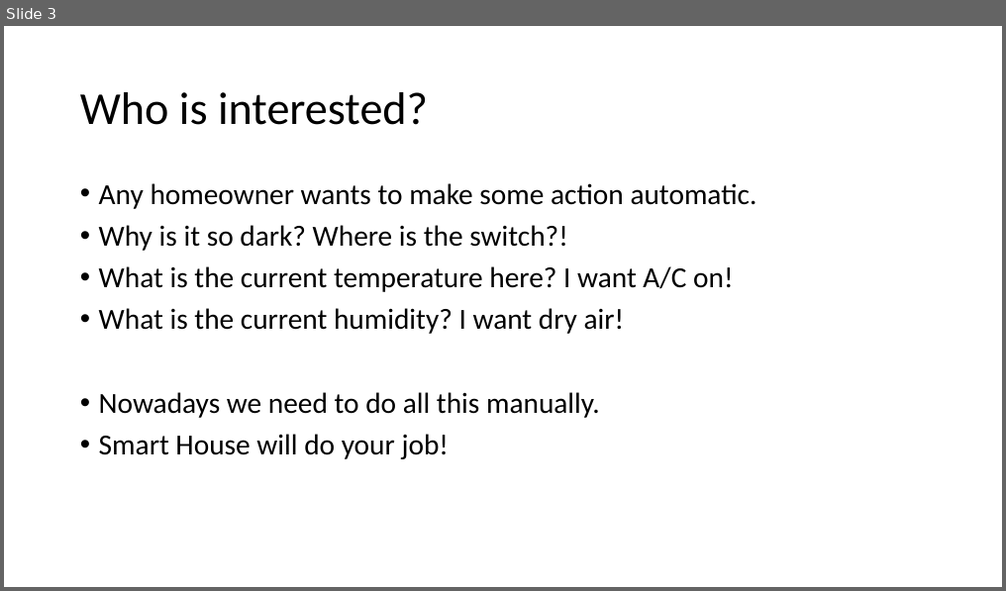
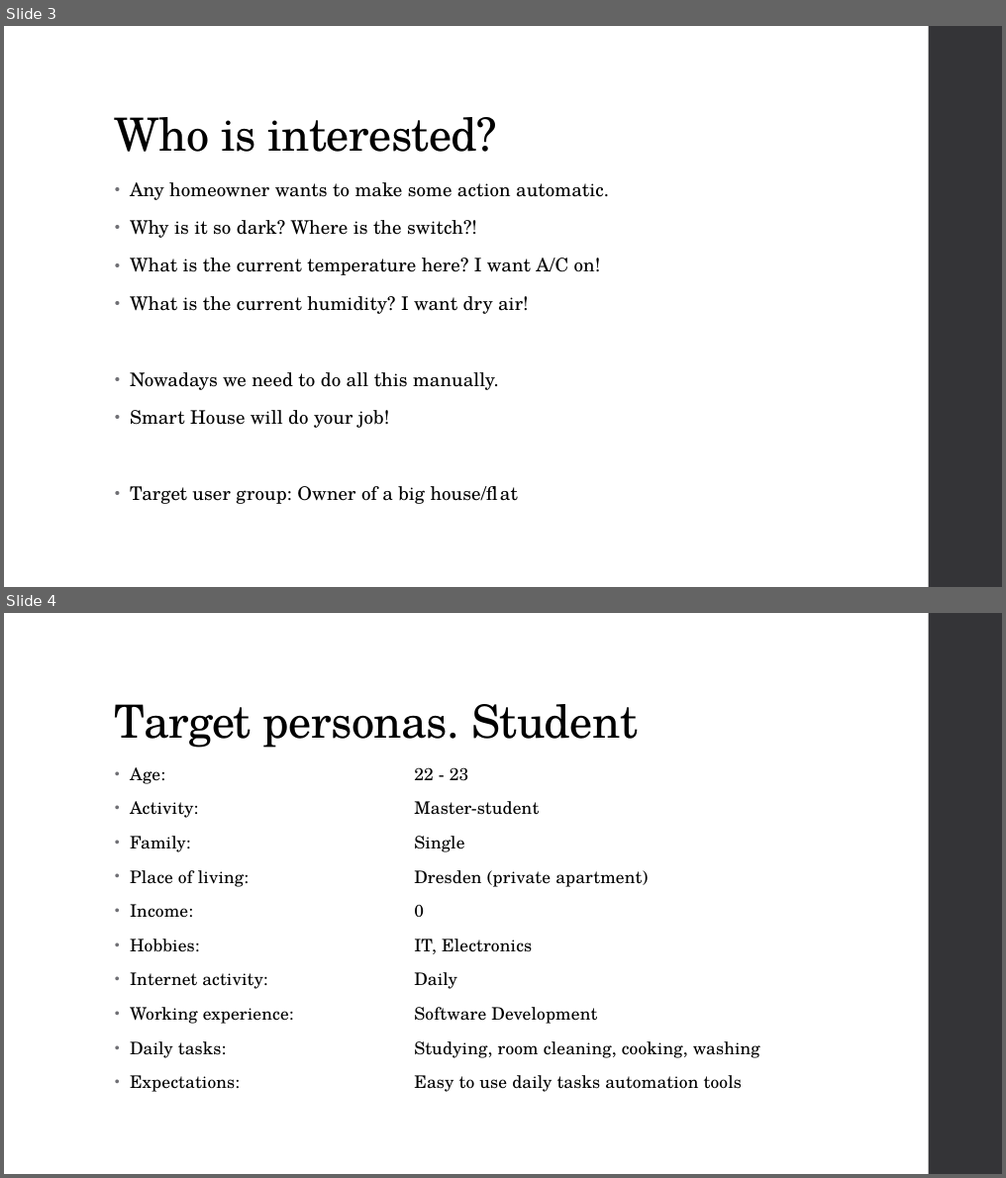
Before and after one commit to DmitryMI/EamaProject, a slide deck: Documentation/App idea.pptx. Shown one above the other, each under a label of ours: slide 3 before the commit, slides 3 and 4 after it. The pictures are 1006x591 and 1006x1178 pixels, drawn with LibreOffice and Linux fonts; fonts in the diff are those of the drawing. Boxes give left, top, right and bottom in pixels: in the first picture for what was removed or moved away, otherwise in the second. Text is boxed around its words. In the diff, an @@ line names an element or a change of style, - is before the commit and + after.

```diff
--- a/Documentation/App idea.pptx
+++ b/Documentation/App idea.pptx
@@ slide 4 added at box(4, 613, 1002, 1174), background #FFFFFF; not listed: 1 template element that a slide beside it also shows @@
@@ title added at box(115, 704, 638, 748), 44 pt, text #000000 @@
+Target personas. Student
@@ text added at box(130, 767, 760, 1092), 16.6 pt, text #000000 @@
+• Age: 22 - 23
+• Activity: Master-student
+• Family: Single
+• Place of living: Dresden (private apartment)
+• Income: 0
+• Hobbies: IT, Electronics
+• Internet activity: Daily
+• Working experience: Software Development
+• Daily tasks: Studying, room cleaning, cooking, washing
+• Expectations: Easy to use daily tasks automation tools
@@ slide 3 changed as well @@
@@ rectangle added at box(929, 26, 1002, 587), fill #353537 @@
@@ title "Who is interested?": place and size @@
-title "Who is interested?" at box(80, 92, 428, 125)
+title "Who is interested?" at box(115, 117, 498, 152)
@@ title "Who is interested?" at box(115, 117, 498, 152): font Calibri to TeX Gyre Schola, letter spacing 0 to -0.5 pt; vertical alignment middle to bottom @@
@@ text "Any homeowner wants to make ...": place and size @@
-text "Any homeowner wants to make ..." at box(99, 183, 757, 460)
+text "Any homeowner wants to make ..." at box(130, 182, 609, 504)
@@ text at box(130, 182, 609, 428): size 28 to 18 pt, font Calibri to TeX Gyre Schola, letter spacing 0 to 0.1 pt in "Any homeowner wants to make some action ...", "Why is it so dark? Where is ...", "What is the current temperature here? I ...", "What is the current humidity? I want ..." and 2 more places; indent changed; line spacing 0.9 to 0.95; more space between paragraphs @@
@@ text at box(130, 486, 498, 504): paragraph added @@
+• Target user group: Owner of a big house/flat
```
Also in this commit, not shown: 10 other slides changed, 3 other slides added, 1 slide removed, 3 other files.
